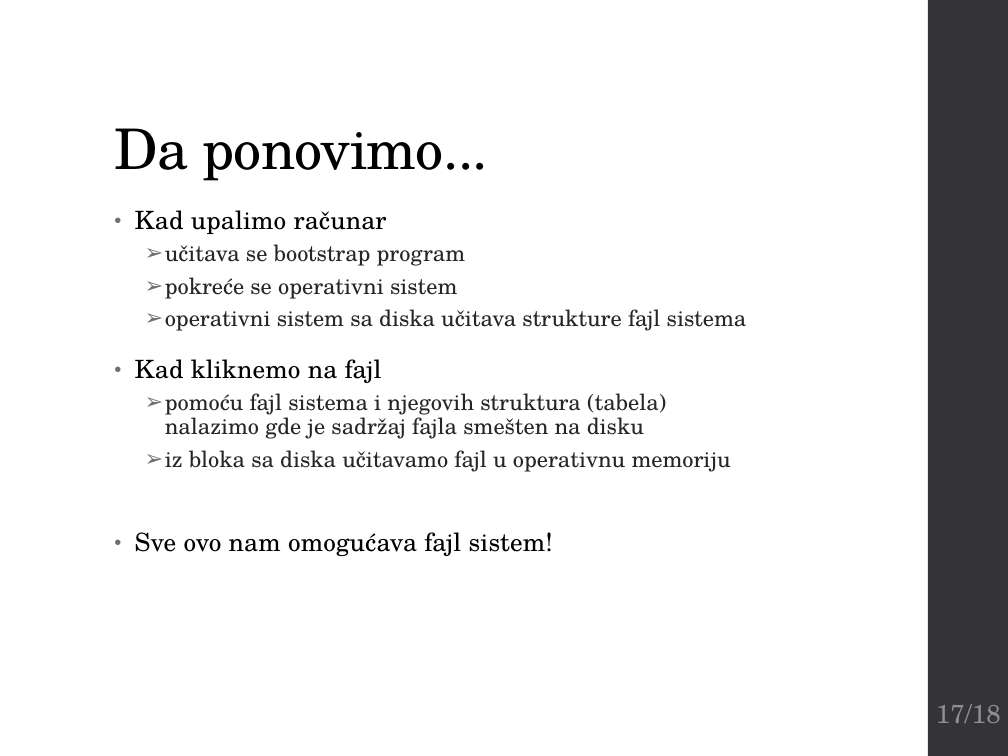
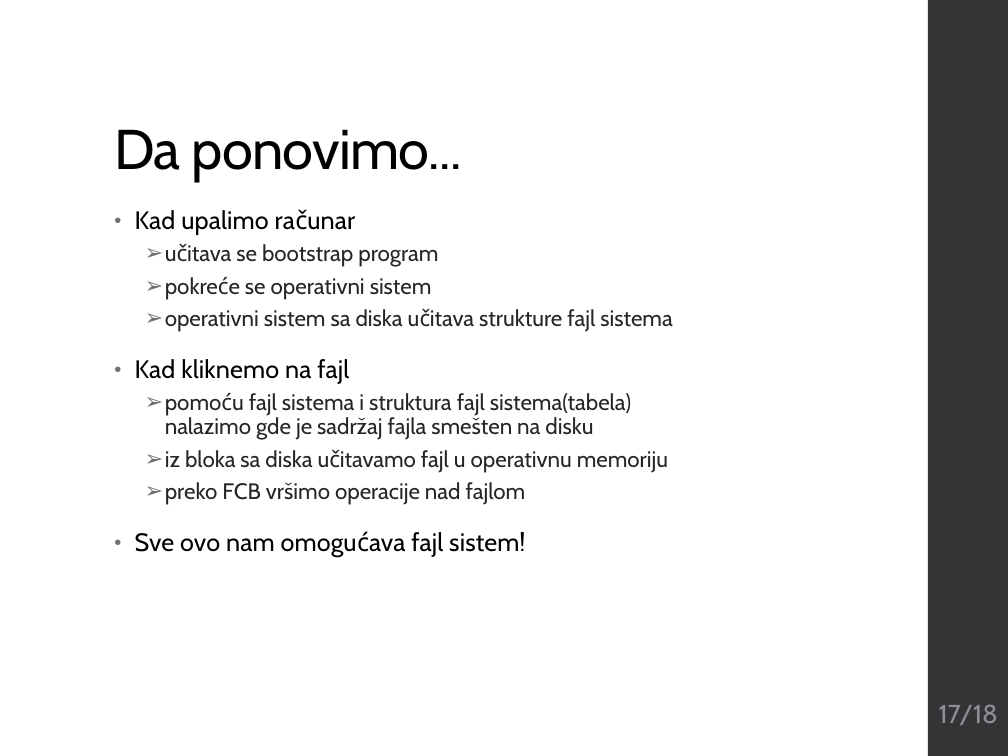
Before and after one commit to matejabogdanovic/University, a slide deck: slide 17 of Year3/Semester5/PPK/4-3_Fajl sistemi na operativnom sistemu Windows.pptx. Drawn at 1008x756 pixels with LibreOffice and Linux fonts; fonts in the diff are those of the drawing. Boxes give left, top, right and bottom in pixels: in the first picture for what was removed or moved away, otherwise in the second. Text is boxed around its words. In the diff, an @@ line names an element or a change of style, - is before the commit and + after.

```diff
--- a/Year3/Semester5/PPK/4-3_Fajl sistemi na operativnom sistemu Windows.pptx
+++ b/Year3/Semester5/PPK/4-3_Fajl sistemi na operativnom sistemu Windows.pptx
@@ title "Da ponovimo..." at (x1=114, y1=129, x2=462, y2=181): font TeX Gyre Schola to Cabin @@
@@ text at (x1=135, y1=210, x2=672, y2=557): font TeX Gyre Schola to Cabin in "Kad upalimo računar", "učitava se bootstrap program", "pokreće se operativni sistem", "operativni sistem sa diska učitava strukture fajl ..." and 3 more places @@
@@ text at (x1=165, y1=393, x2=631, y2=440): text changed; font TeX Gyre Schola to Cabin @@
-  ➢ pomoću fajl sistema i njegovih struktura (tabela)
-    nalazimo gde je sadržaj fajla smešten na disku
+  ➢ pomoću fajl sistema i struktura fajl sistema(tabela)
+    nalazimo gde je sadržaj fajla smešten na disku
@@ text at (x1=165, y1=482, x2=526, y2=505): paragraph added @@
+  ➢ preko FCB vršimo operacije nad fajlom
@@ page number at (x1=939, y1=705, x2=998, y2=725): font TeX Gyre Schola to Cabin @@
```
Also in this commit, not shown: 17 other slides changed, 1 other file.
